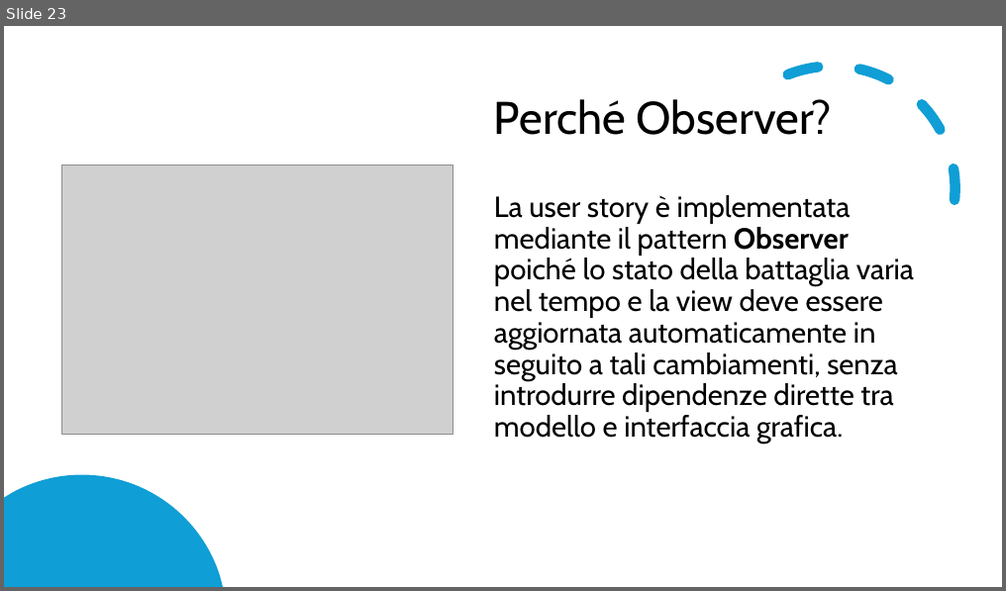
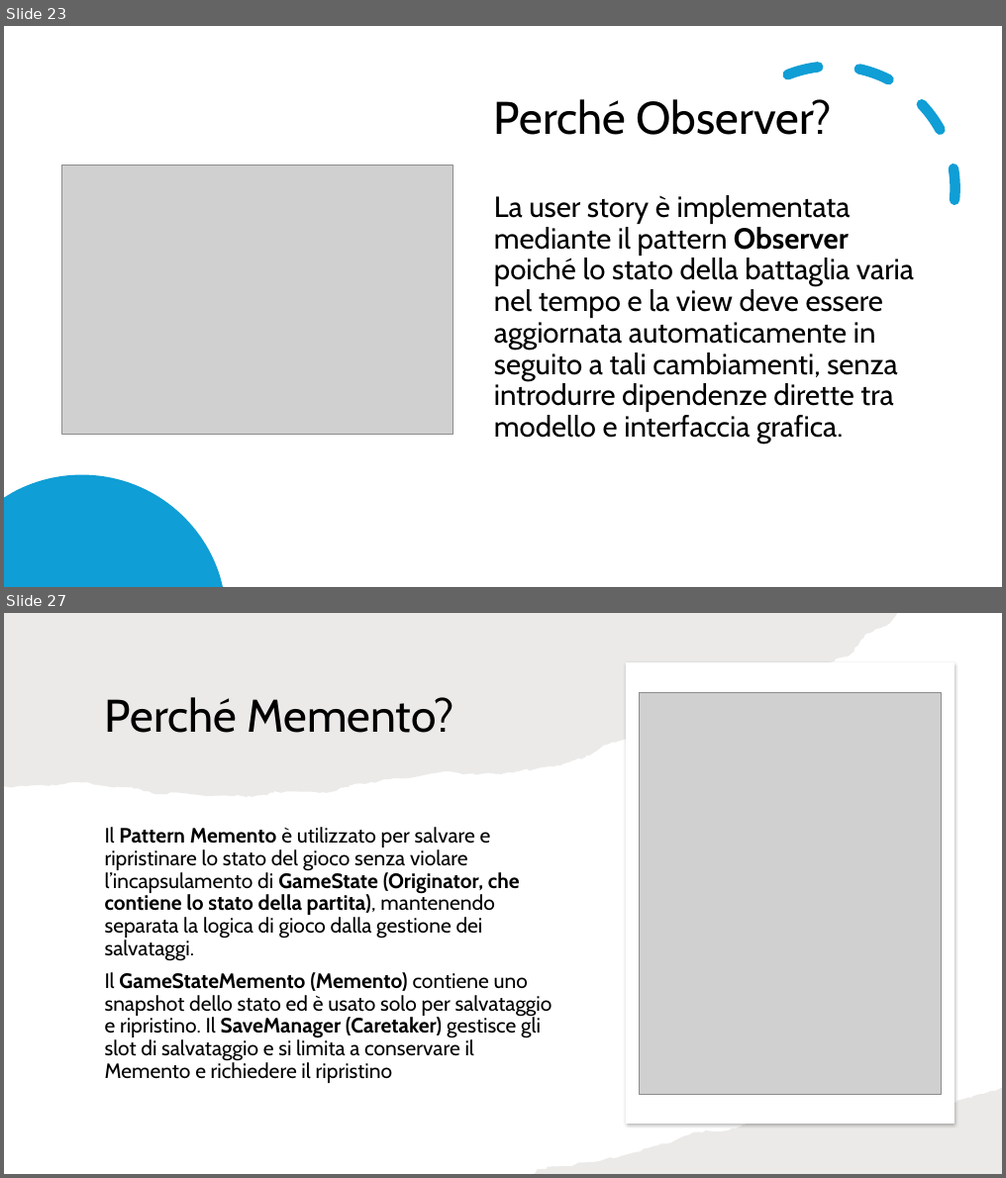
Before and after one commit to samMM-cs/iss-team2, a slide deck: Revisione.pptx. Shown one above the other, each under a label of ours: slide 23 before the commit, slides 23 and 27 after it; the slides between them are not shown. The pictures are 1006x591 and 1006x1178 pixels, drawn with LibreOffice and Linux fonts; fonts in the diff are those of the drawing; grey boxes stand for pictures. Boxes give left, top, right and bottom in pixels: in the first picture for what was removed or moved away, otherwise in the second. Text is boxed around its words. In the diff, an @@ line names an element or a change of style, - is before the commit and + after.

```diff
--- a/Revisione.pptx
+++ b/Revisione.pptx
@@ slide 27 added at [4, 613, 1002, 1174], background #FFFFFF @@
@@ freeform shape added at [4, 613, 898, 797], fill #82766A at 15% opacity @@
@@ freeform shape added at [626, 663, 954, 1124], fill #FFFFFF @@
@@ title added at [105, 697, 454, 733], 44 pt, text #000000 @@
+Perché Memento?
@@ picture added at [640, 692, 942, 1094] @@
@@ text added at [105, 827, 552, 1083], 20 pt, text #000000 @@
+Il Pattern Memento è utilizzato per salvare e ripristinare lo stato del gioco senza violare l’incapsulamento di GameState (Originator, che contiene lo stato della partita), mantenendo separata la logica di gioco dalla gestione dei salvataggi.
+Il GameStateMemento (Memento) contiene uno snapshot dello stato ed è usato solo per salvataggio e ripristino. Il SaveManager (Caretaker) gestisce gli slot di salvataggio e si limita a conservare il Memento e richiedere il ripristino
@@ freeform shape added at [533, 1087, 1002, 1174], fill #82766A at 15% opacity @@
```
Also in this commit, not shown: 3 other slides added, 2 other files.
